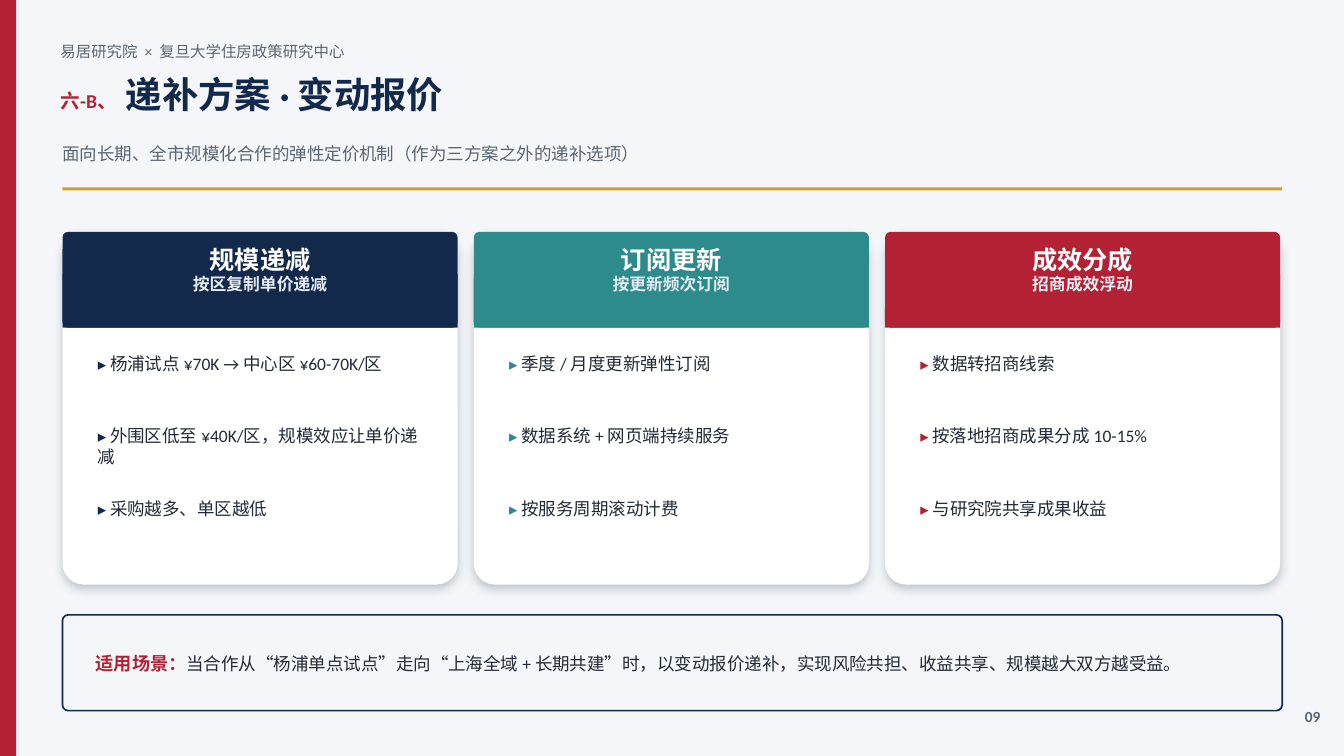
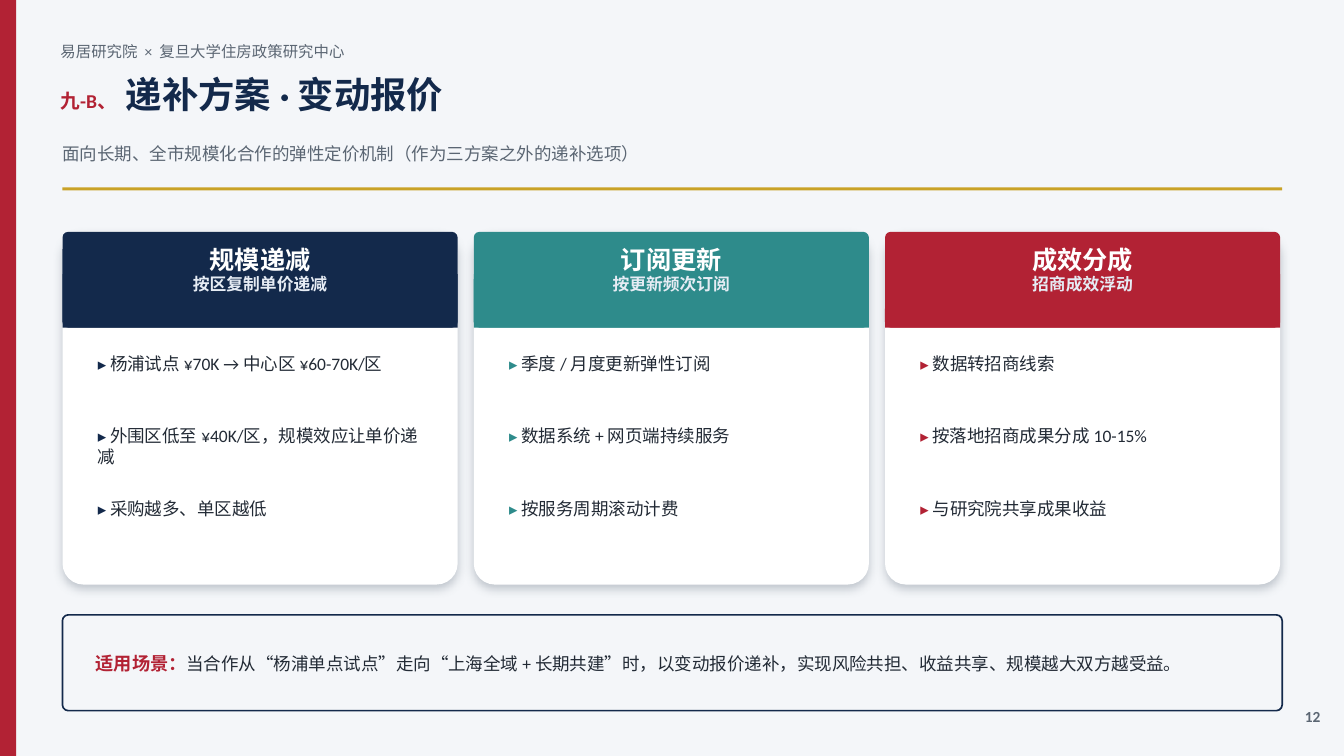
Before and after one commit to hujigang2010-maker/AIDEN, a slide deck: slide 12 of 易居研究院_复旦大学住房政策研究中心_合作方案.pptx (slide 9 before the commit). Drawn at 1344x756 pixels with LibreOffice and Linux fonts; fonts in the diff are those of the drawing. Boxes give left, top, right and bottom in pixels: in the first picture for what was removed or moved away, otherwise in the second. Text is boxed around its words. In the diff, an @@ line names an element or a change of style, - is before the commit and + after.

```diff
--- a/易居研究院_复旦大学住房政策研究中心_合作方案.pptx
+++ b/易居研究院_复旦大学住房政策研究中心_合作方案.pptx
@@ text at [60, 76, 444, 112]: text changed @@
-六-B、 递补方案 · 变动报价
+九-B、 递补方案 · 变动报价
@@ text at [1305, 712, 1321, 722]: text changed @@
-09
+12
```
Also in this commit, not shown: 11 other slides changed, 3 slides added, 1 other file.
